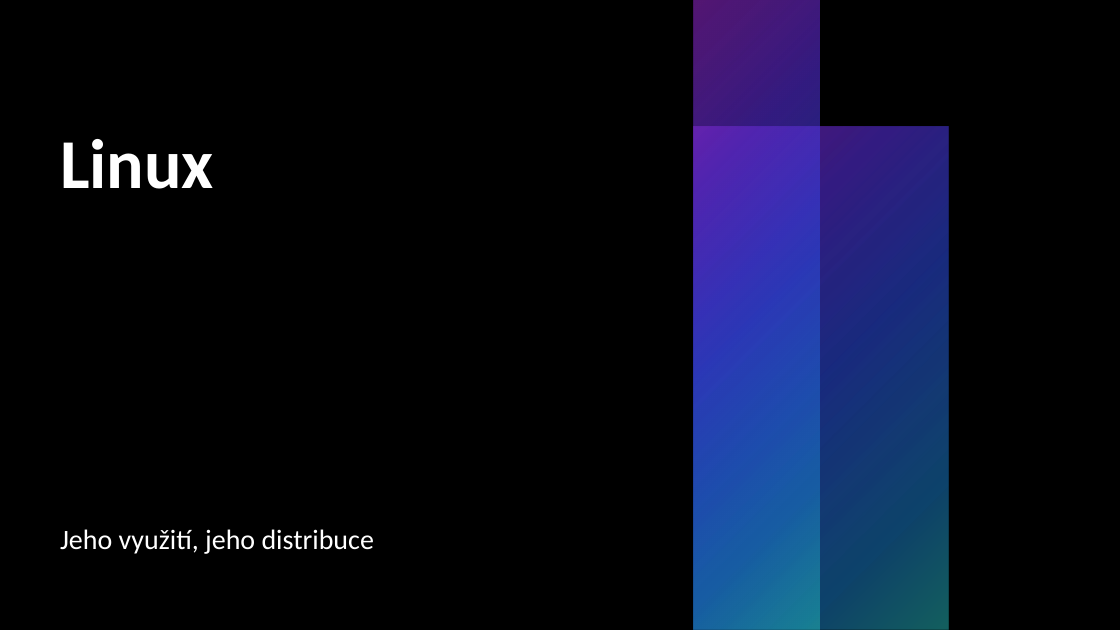
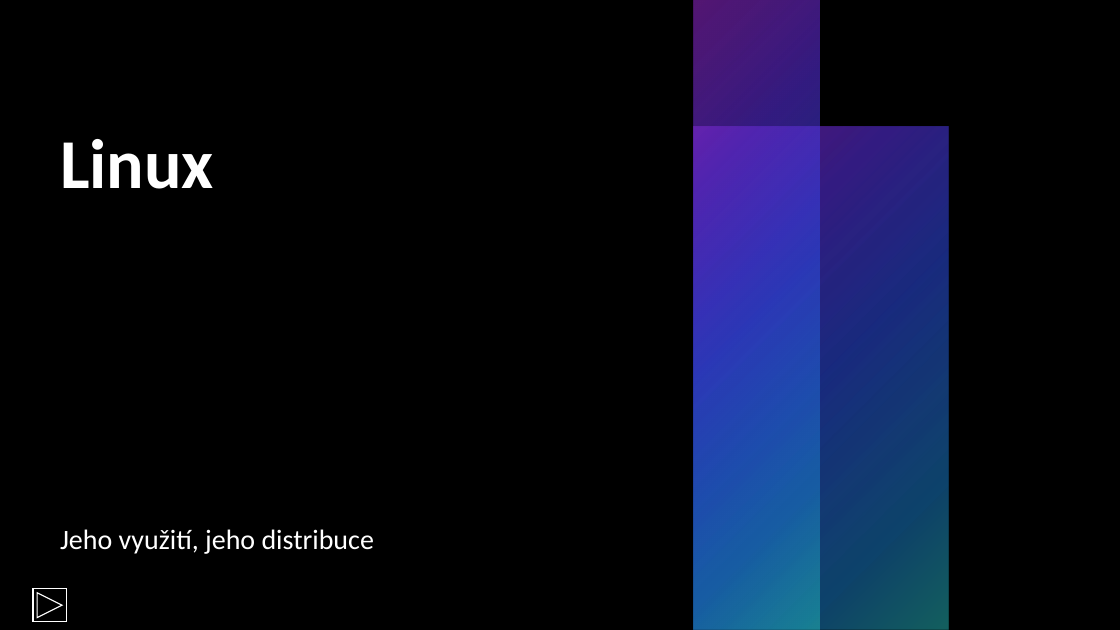
Before and after one commit to RadRoz12/Linux, a slide deck: slide 1 of Linux.pptx. Drawn at 1120x630 pixels with LibreOffice and Linux fonts; fonts in the diff are those of the drawing; background and template pictures are left out. Boxes give left, top, right and bottom in pixels: in the first picture for what was removed or moved away, otherwise in the second. Text is boxed around its words. In the diff, an @@ line names an element or a change of style, - is before the commit and + after.

```diff
--- a/Linux.pptx
+++ b/Linux.pptx
@@ action button forward next added at [33,589,66,622], fill #000000, outline #FFFFFF 1 pt @@
```
Also in this commit, not shown: 11 other slides changed, 3 slides added.
